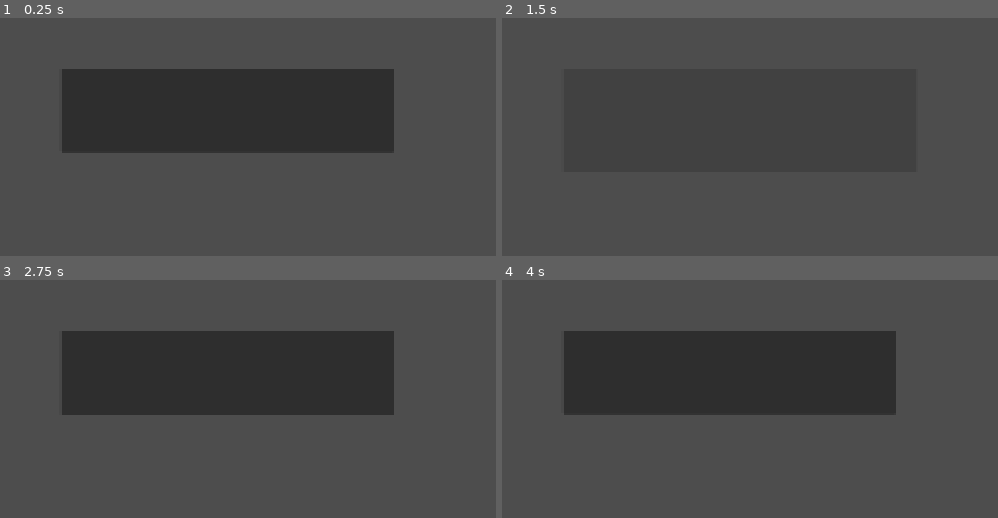
Above: before the commit, frames 1-4 (two rows, left to right).
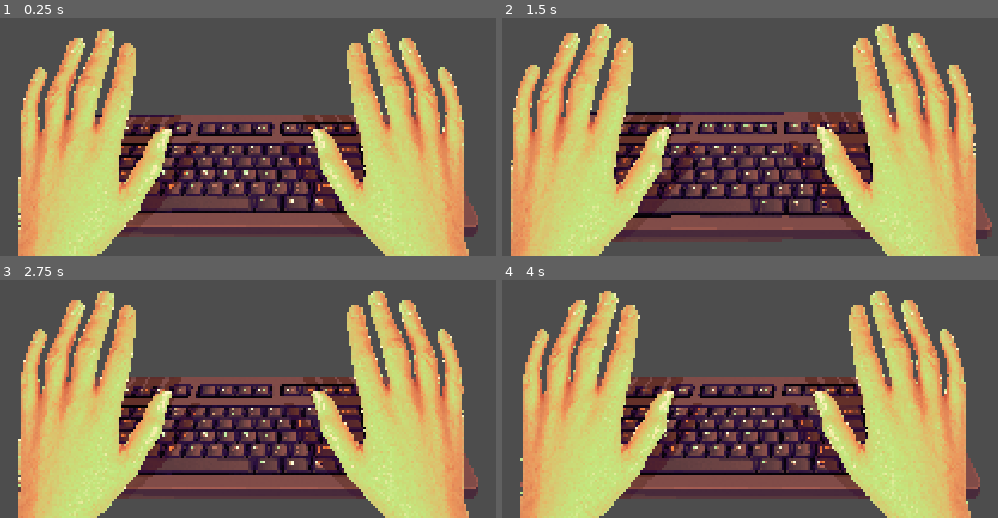
Above: after the commit, the same moments.

Repository: Clansayo/FlamanteGameJam
Game: Godot game, scene res://scenes/Click/tween.tscn
Two runs of this game, one before a commit and one after it. Both use one fixed random seed, a clock stepped at 60 frames per second and the inputs below. This scene is started directly instead of the project's main scene.
Inputs (mouse positions are in pixels of both pictures, inside the frame that each line leads up to):
- Up to frame 1 (0.25 s): no input
- Up to frame 2 (1.5 s): click (730, 110) at 0.52 s; click (750, 148) at 1.27 s
- Up to frame 3 (2.75 s): move the mouse to (outside the picture) at 2.02 s; press the mouse at (outside the picture) at 2.03 s; hold D (move_right) from 2.03 s (still down)
- Up to frame 4 (4 s): move the mouse to (576, 315) at 2.77 s; release D (move_right) at 2.78 s; release the mouse at (576, 315) at 2.78 s; hold S (move_down) 2.78-3.53 s; click (576, 315) at 2.85 s; move the mouse to (outside the picture) at 3.52 s; press the mouse at (outside the picture) at 3.53 s; hold D (move_right) from 3.53 s (still down)

The runs differ from the first frame. In frame 1, 66% of the frame differs, in the area x 3-97%, y 4-100%; in frame 2, 61%; in frame 3, 66%; in frame 4, 66%.

Commit message:
los tweens trans son nuestros aliados

Diff:
--- a/click.gd
+++ /dev/null
@@ -1,14 +0,0 @@
-extends Button
-
-
-func _on_mouse_entered() -> void:
-	var animaciao: Tween= create_tween()
-	animaciao.set_ease(Tween.EASE_OUT).set_trans(Tween.TRANS_BOUNCE)
-	animaciao.tween_property(self,"size", Vector2(850,250), 1)
-
-	print("hellow")
-
-func _on_mouse_exited() -> void:
-	var animaciao: Tween= create_tween()
-	animaciao.set_ease(Tween.EASE_OUT).set_trans(Tween.TRANS_BOUNCE)
-	animaciao.tween_property(self,"size", Vector2(800,200), 1)
--- /dev/null
+++ b/scenes/Click/click.gd
@@ -0,0 +1,30 @@
+extends TextureButton
+
+
+# Called when the node enters the scene tree for the first time.
+func _ready() -> void:
+	pivot_offset = size/2
+
+
+func _on_mouse_entered() -> void:
+	var teclado: Tween= create_tween()
+	teclado.set_ease(Tween.EASE_OUT).set_trans(Tween.TRANS_SPRING)
+	teclado.tween_property(self,"scale", Vector2(1.05, 1.05), 1)
+
+	print("hellow")
+
+func _on_mouse_exited() -> void:
+	var teclado: Tween= create_tween()
+	teclado.set_ease(Tween.EASE_OUT).set_trans(Tween.TRANS_SPRING)
+	teclado.tween_property(self,"scale", Vector2(1, 1), 1)
+
+func _on_button_down() -> void:
+	var teclado: Tween= create_tween()
+	teclado.set_ease(Tween.EASE_OUT).set_trans(Tween.TRANS_BOUNCE)
+	teclado.tween_property(self,"scale", Vector2(0.96, 0.96), 0.7)
+
+
+func _on_button_up() -> void:
+	var teclado: Tween= create_tween()
+	teclado.set_ease(Tween.EASE_OUT).set_trans(Tween.TRANS_BOUNCE)
+	teclado.tween_property(self,"scale", Vector2(1.05, 1.05), 0.7)
--- a/scenes/Click/tween.tscn
+++ b/scenes/Click/tween.tscn
@@ -1,15 +1,22 @@
 [gd_scene format=3 uid="uid://dtfe3fwdidld"]
 
-[ext_resource type="Script" uid="uid://diq2fnq8ekkvs" path="res://click.gd" id="1_fwvj4"]
+[ext_resource type="Texture2D" uid="uid://cty3nypxjcoac" path="res://resources/sprites/Teclado.png" id="1_w4ene"]
+[ext_resource type="Texture2D" uid="uid://idla2vgrtxb7" path="res://resources/sprites/Teclado_pulsado.png" id="2_ufavc"]
+[ext_resource type="Script" uid="uid://caqbx6ccamkbq" path="res://scenes/Click/click.gd" id="4_ufavc"]
 
 [node name="Canvas" type="CanvasLayer" unique_id=599804789]
 
-[node name="Button" type="Button" parent="." unique_id=681263959]
-offset_left = 544.0
-offset_top = 631.0
-offset_right = 1344.0
-offset_bottom = 831.0
-script = ExtResource("1_fwvj4")
+[node name="Teclado" type="TextureButton" parent="." unique_id=1872876233]
+offset_left = 441.0
+offset_top = 534.0
+offset_right = 1549.0
+offset_bottom = 1110.0
+texture_normal = ExtResource("1_w4ene")
+texture_pressed = ExtResource("2_ufavc")
+stretch_mode = 3
+script = ExtResource("4_ufavc")
 
-[connection signal="mouse_entered" from="Button" to="Button" method="_on_mouse_entered"]
-[connection signal="mouse_exited" from="Button" to="Button" method="_on_mouse_exited"]
+[connection signal="button_down" from="Teclado" to="Teclado" method="_on_button_down"]
+[connection signal="button_up" from="Teclado" to="Teclado" method="_on_button_up"]
+[connection signal="mouse_entered" from="Teclado" to="Teclado" method="_on_mouse_entered"]
+[connection signal="mouse_exited" from="Teclado" to="Teclado" method="_on_mouse_exited"]
Not shown, removed: click.gd.uid
Binary file added: resources/sprites/Teclado.png
Not shown, added: resources/sprites/Teclado.png.import
Binary file added: resources/sprites/Teclado_pulsado.png
Not shown, added: resources/sprites/Teclado_pulsado.png.import
Not shown, added: scenes/Click/click.gd.uid
